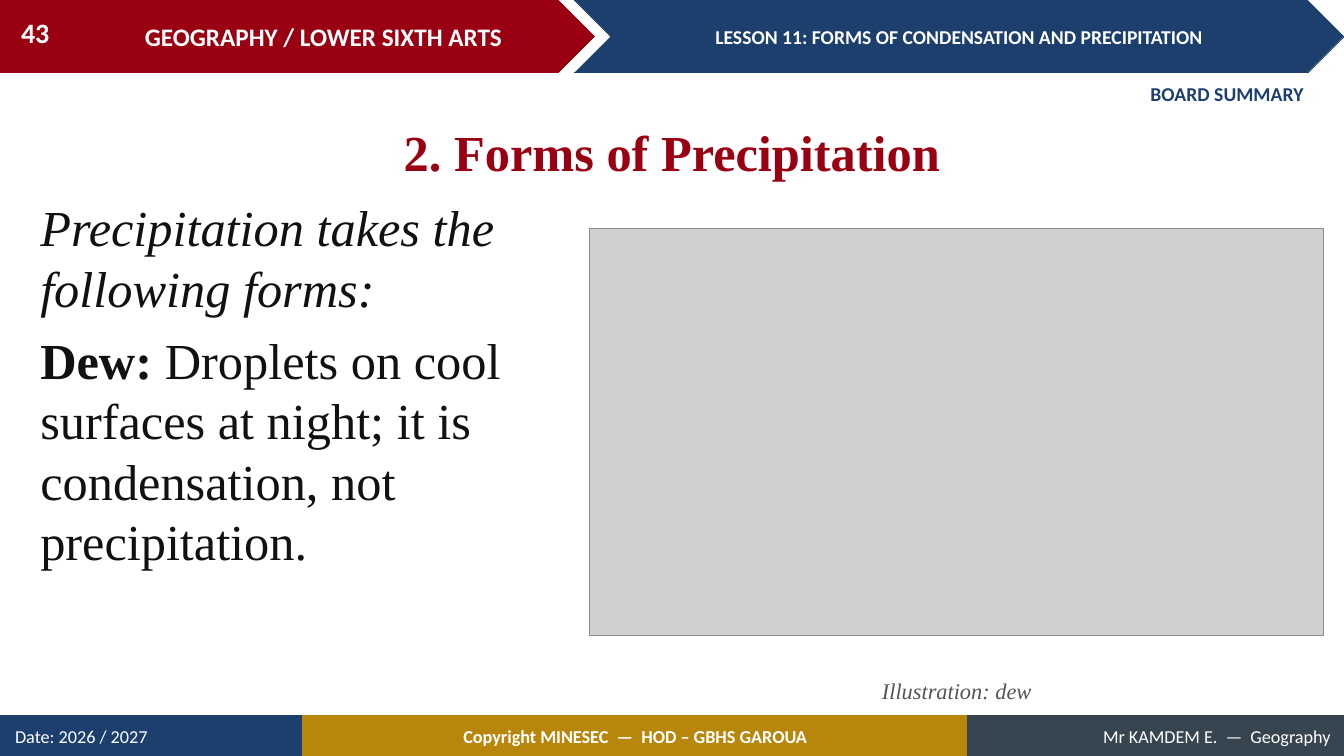
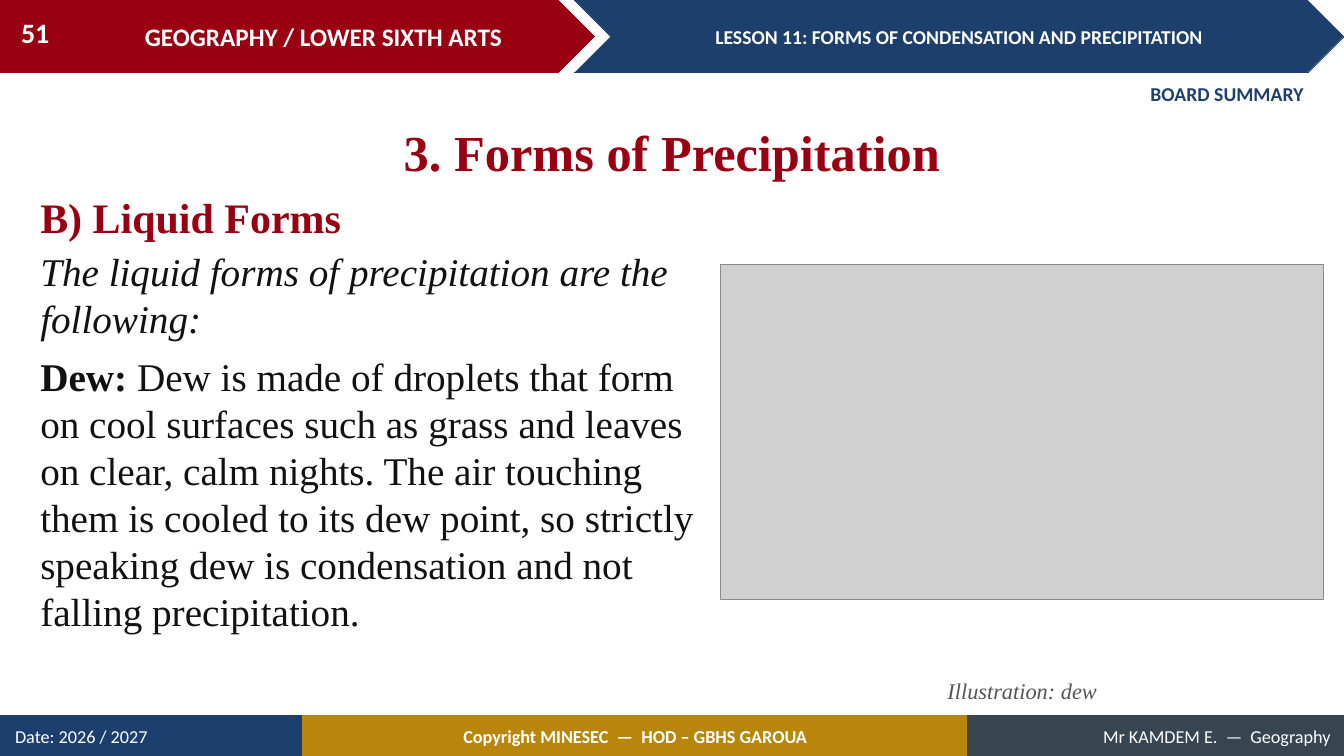
Before and after one commit to Berthautk/linea-github, a slide deck: slide 51 of lecons/LSA/Meteorology/11_LSA_MET_L11_Forms_of_Condensation_and_Precipitation.pptx (slide 43 before the commit). Drawn at 1344x756 pixels with LibreOffice and Linux fonts; fonts in the diff are those of the drawing; grey boxes stand for pictures. Boxes give left, top, right and bottom in pixels: in the first picture for what was removed or moved away, otherwise in the second. Text is boxed around its words. In the diff, an @@ line names an element or a change of style, - is before the commit and + after.

```diff
--- a/lecons/LSA/Meteorology/11_LSA_MET_L11_Forms_of_Condensation_and_Precipitation.pptx
+++ b/lecons/LSA/Meteorology/11_LSA_MET_L11_Forms_of_Condensation_and_Precipitation.pptx
@@ page number at box(21, 24, 49, 43): text changed @@
-43
+51
@@ text at box(404, 135, 940, 181): text changed @@
-2. Forms of Precipitation
+3. Forms of Precipitation
@@ text added at box(40, 204, 341, 241), 30 pt, text #990011, bold @@
+B) Liquid Forms
@@ text at box(40, 258, 694, 634): text changed; size 36 to 28 pt @@
-Precipitation takes the following forms:
-Dew: Droplets on cool surfaces at night; it is condensation, not precipitation.
+The liquid forms of precipitation are the following:
+Dew: Dew is made of droplets that form on cool surfaces such as grass and leaves on clear, calm nights. The air touching them is cooled to its dew point, so strictly speaking dew is condensation and not falling precipitation.
@@ picture: place and size @@
-picture at box(590, 229, 1324, 636)
+picture at box(721, 265, 1324, 600)
@@ text "Illustration: dew": place and size @@
-text "Illustration: dew" at box(882, 683, 1031, 699)
+text "Illustration: dew" at box(947, 683, 1097, 700)
```
Also in this commit, not shown: 6 other slides changed, 14 slides added, 6 slides removed, 21 other files.
